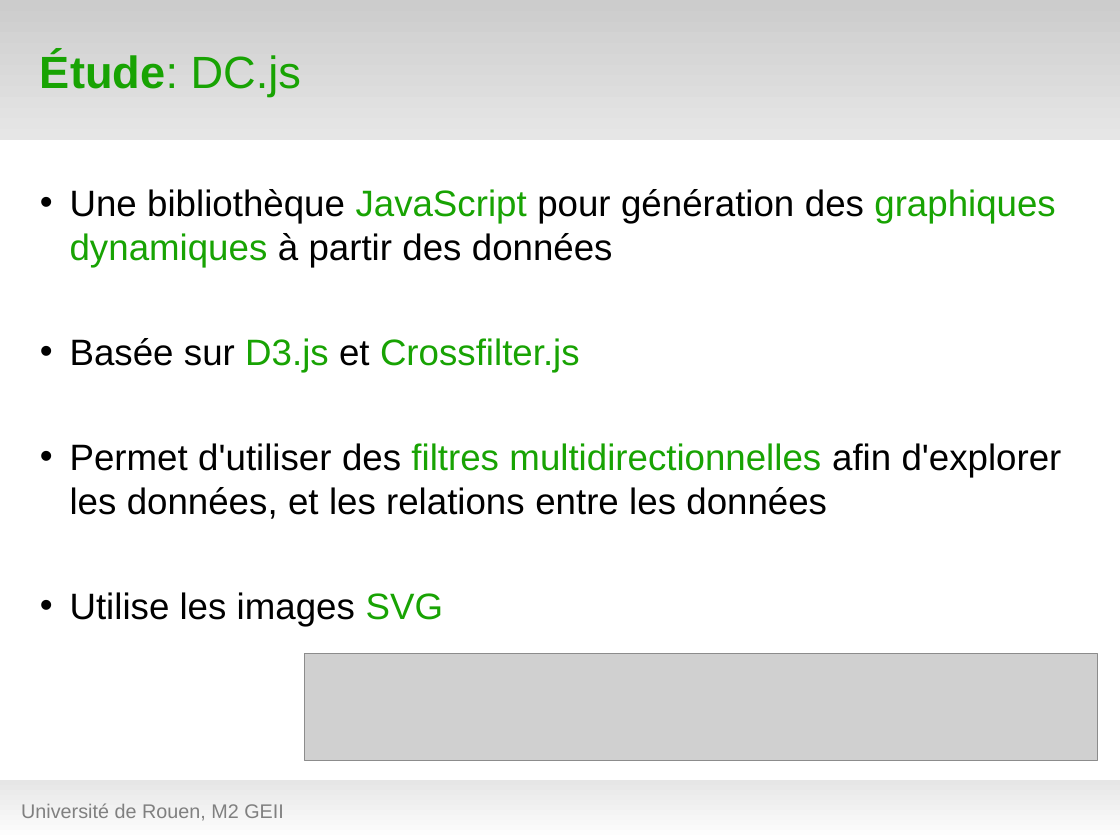
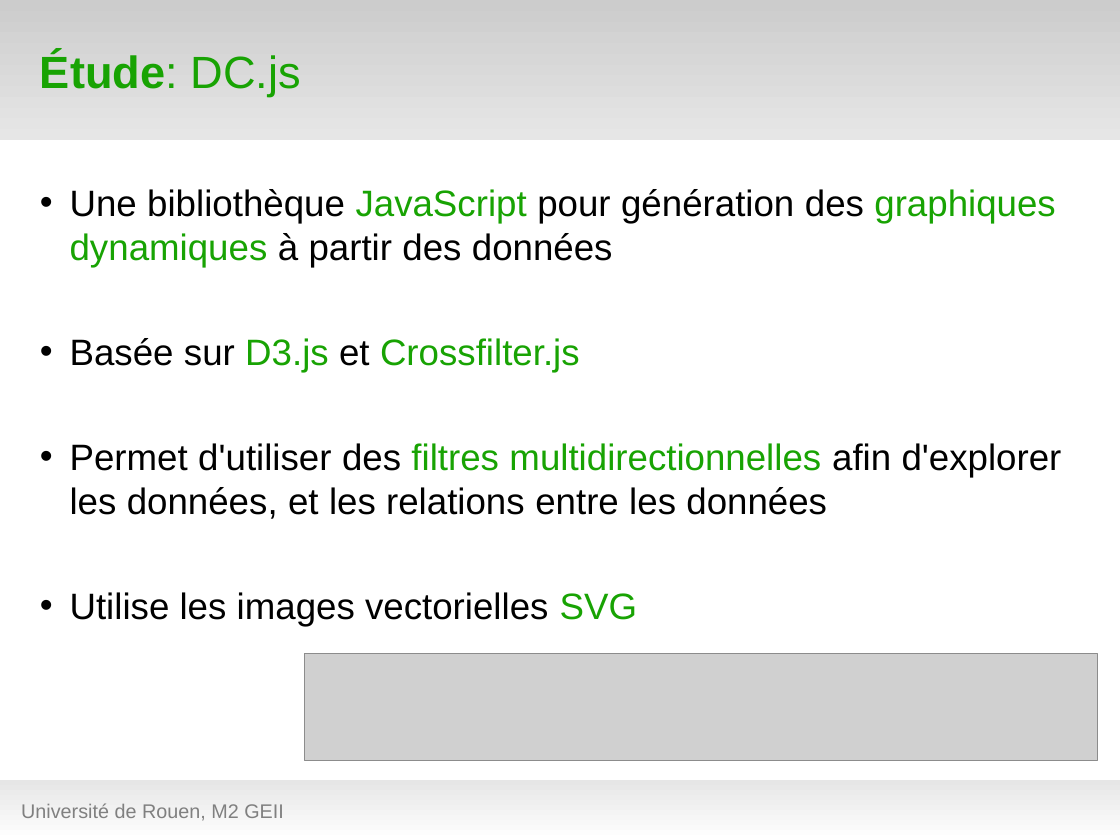
Before and after one commit to hanzenok/dataexp, a slide deck: slide 13 of presentation/test_green7.odp (slide 11 before the commit). Drawn at 1120x840 pixels with LibreOffice and Linux fonts; fonts in the diff are those of the drawing; grey boxes stand for pictures; background and template pictures are left out. Boxes give left, top, right and bottom in pixels: in the first picture for what was removed or moved away, otherwise in the second. Text is boxed around its words. In the diff, an @@ line names an element or a change of style, - is before the commit and + after.

```diff
--- a/presentation/test_green7.odp
+++ b/presentation/test_green7.odp
@@ text at (70,592,637,626): text changed @@
-• Utilise les images SVG
+• Utilise les images vectorielles SVG
```
Also in this commit, not shown: 7 other slides changed, 3 slides added, 1 other file.
